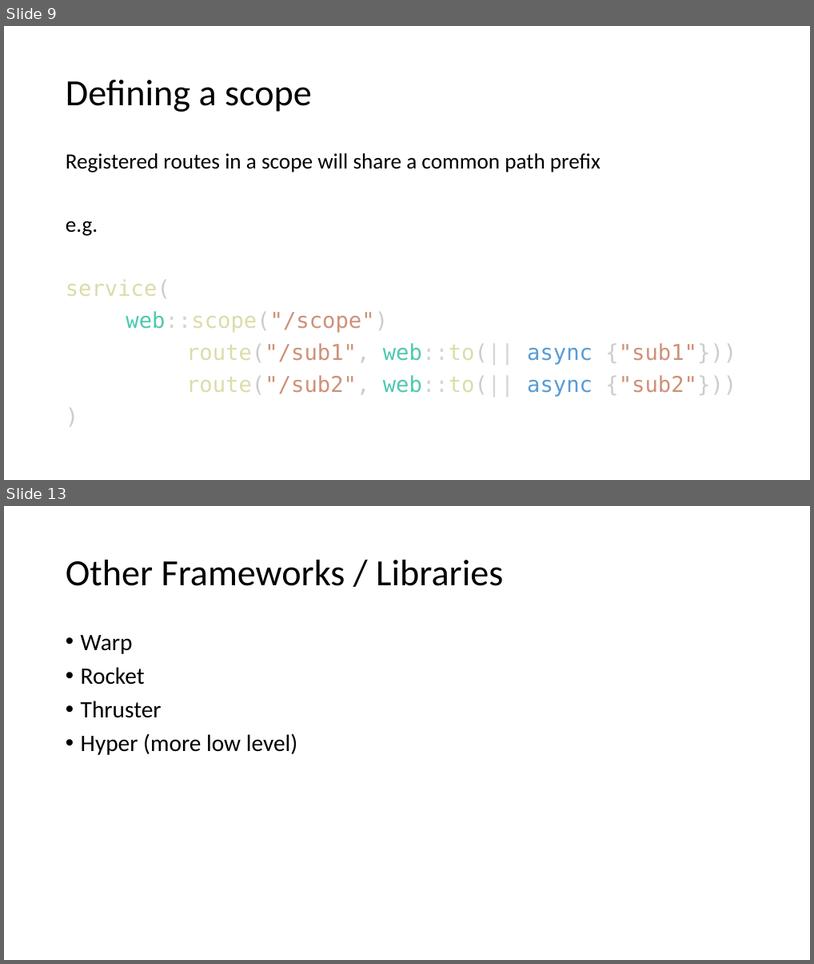
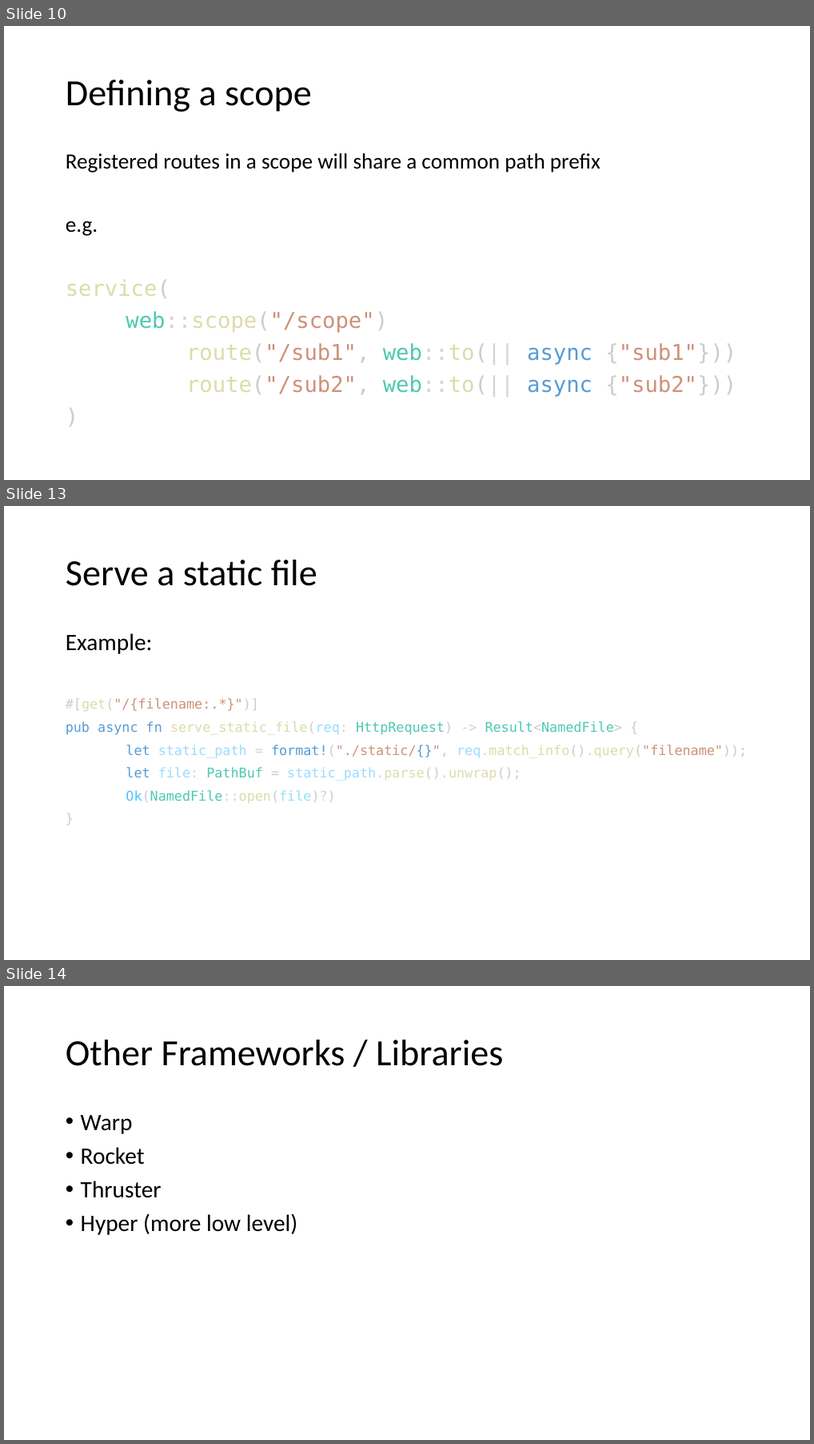
Before and after one commit to floscodes/actix_talk, a slide deck: Pres.pptx. Shown one above the other, each under a label of ours: slides 9 and 13 before the commit, slides 10, 13 and 14 after it; the slides between them are not shown. The pictures are 814x964 and 814x1444 pixels, drawn with LibreOffice and Linux fonts; fonts in the diff are those of the drawing. Boxes give left, top, right and bottom in pixels: in the first picture for what was removed or moved away, otherwise in the second. Text is boxed around its words. In the diff, an @@ line names an element or a change of style, - is before the commit and + after.

Commit message:
static serving

```diff
--- a/Pres.pptx
+++ b/Pres.pptx
@@ slide 13 added at (4,506,810,960), background #FFFFFF @@
@@ title added at (66,560,318,586), 44 pt, text #000000 @@
+Serve a static file
@@ text added at (66,633,747,803), 16 pt, text #DCDCAA @@
+Example:
+#[get("/{filename:.*}")]
+pub async fn serve_static_file(req: HttpRequest) -> Result<NamedFile> {
+let static_path = format!("./static/{}", req.match_info().query("filename"));
+let file: PathBuf = static_path.parse().unwrap();
+Ok(NamedFile::open(file)?)
+}
@@ what was slide 9 is now slide 10 @@
@@ what was slide 13 is now slide 14 @@
```
Also in this commit, not shown: 4 slides changed, 1 other slide added, 1 slide removed, 5 other files.
